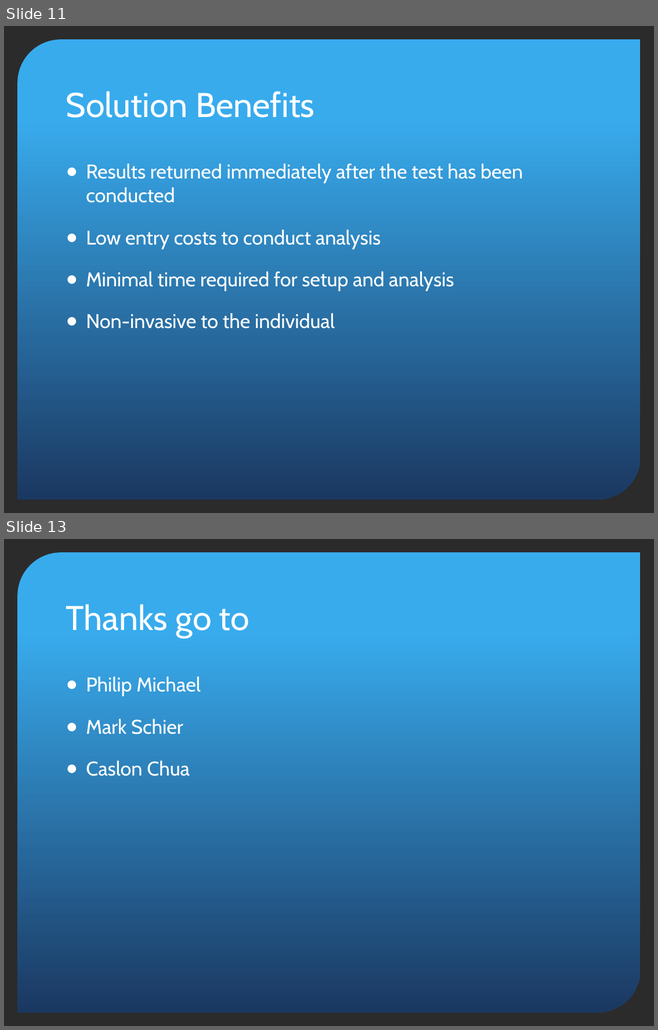
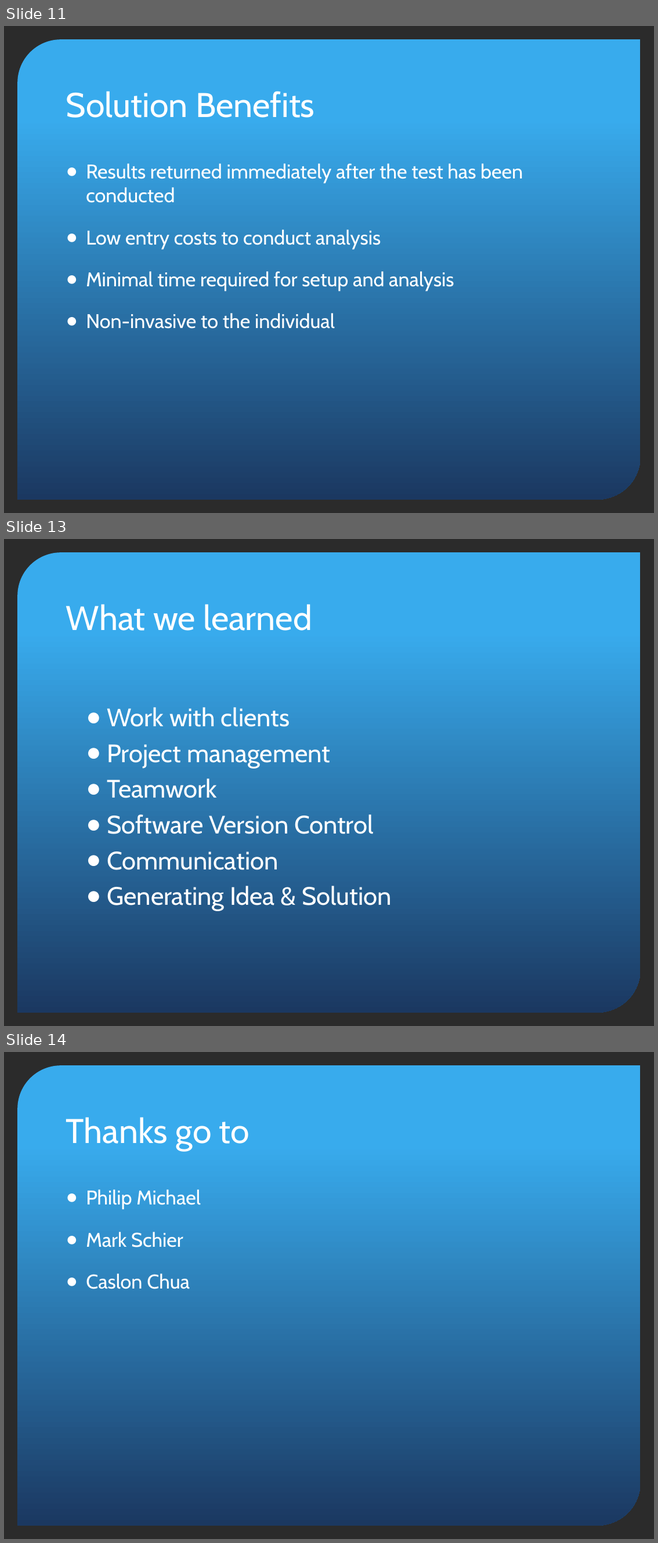
Before and after one commit to ngokylan/Leap-Motion, a slide deck: Presentaton slide/Final Presentation.pptx. Shown one above the other, each under a label of ours: slides 11 and 13 before the commit, slides 11, 13 and 14 after it; the slides between them are not shown. The pictures are 658x1030 and 658x1543 pixels, drawn with LibreOffice and Linux fonts; fonts in the diff are those of the drawing; background and template pictures are left out; a plain dark background stands for a picture behind light text. Boxes give left, top, right and bottom in pixels: in the first picture for what was removed or moved away, otherwise in the second. Text is boxed around its words. In the diff, an @@ line names an element or a change of style, - is before the commit and + after.

```diff
--- a/Presentaton slide/Final Presentation.pptx
+++ b/Presentaton slide/Final Presentation.pptx
@@ slide 13 added at bbox=[4, 539, 654, 1026], background picture (left out); not listed: 1 template element that a slide beside it also shows @@
@@ title added at bbox=[66, 604, 311, 631], 38 pt, text #FFFFFF @@
+What we learned
@@ text added at bbox=[107, 707, 391, 911], 28 pt, text #FFFFFF @@
+  ● Work with clients
+  ● Project management
+  ● Teamwork
+  ● Software Version Control
+  ● Communication
+  ● Generating Idea & Solution
@@ what was slide 13 is now slide 14 @@
```
Also in this commit, not shown: 1 slide changed.
